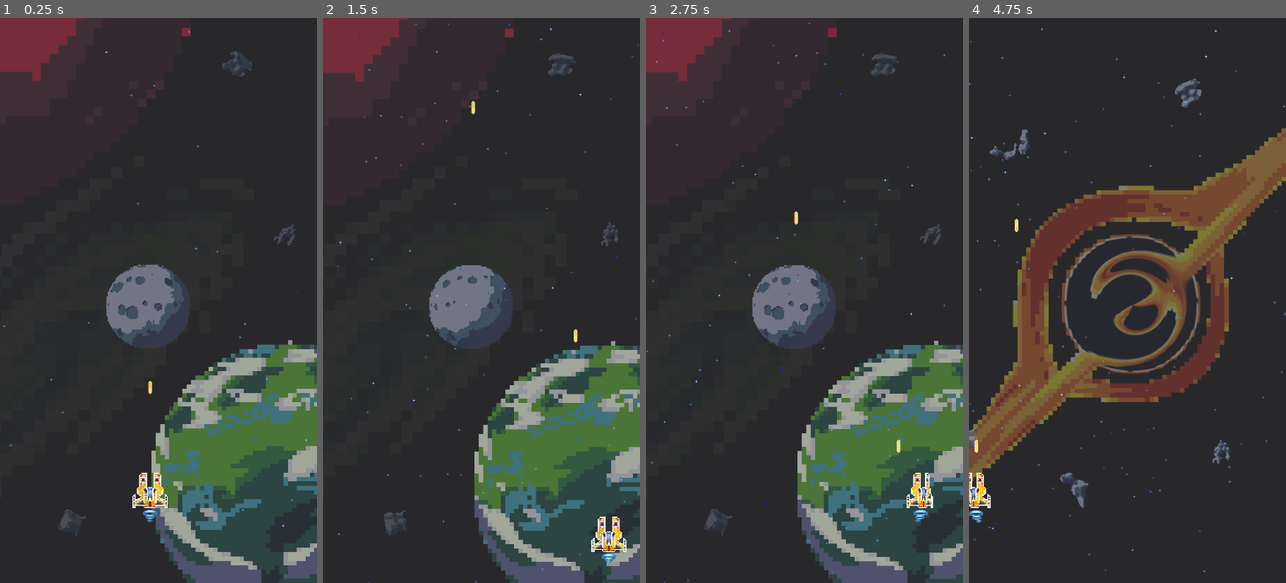
Above: before the commit, frames 1-4 (left to right).
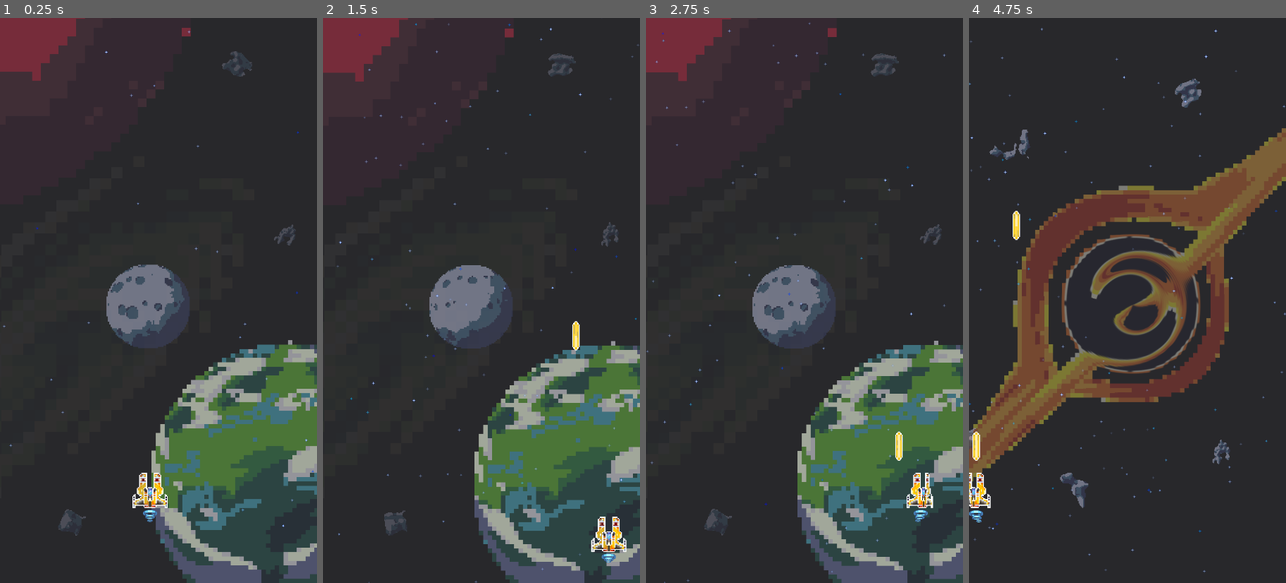
Above: after the commit, the same moments.

Repository: justCallMeJeg/ChaosWingNemesis
Game: Godot game, scene res://src/main.tscn
The game is run twice, just before and just after one commit, with the same random seed, the same clock (stepped at 60 frames per second) and the same inputs. The engine's default icon, where the game draws it, is replaced by a stand-in: a white triangle on a blue panel in a dark square.
Inputs:
- Up to frame 1 (0.25 s): no input
- Up to frame 2 (1.5 s): tap Enter at 0.5, 1.35 s; hold Right (ui_right) 0.53-1.28 s; tap R at 0.6 s; tap Space at 0.77 s; hold Down (ui_down) from 1.28 s (still down)
- Up to frame 3 (2.75 s): tap Space at 1.52 s; release Down (ui_down) at 2.03 s; hold Right (ui_right) from 2.03 s (still down); tap R at 2.1 s
- Up to frame 4 (4.75 s): release Right (ui_right) at 2.78 s; hold Up (ui_up) 2.78-3.53 s; tap Enter at 2.85, 4.35 s; tap Space at 3.02, 3.77, 4.52 s; hold Left (ui_left) from 3.53 s (still down); tap R at 3.6 s

The runs differ from the first frame. In frame 1, less than 0.1% of the frame differs, in the area x 46-48%, y 64-67%; in frame 2, 0.1%; in frame 3, 0.1%; in frame 4, 0.2%, in the area x 1-17%, y 34-79%.

Commit message:
GIGGA augment
Drag augment as a child of augment slot to get the buff

Diff:
--- /dev/null
+++ b/src/Scenes/Augments/GIGGA.tscn
@@ -0,0 +1,6 @@
+[gd_scene load_steps=2 format=3 uid="uid://c87ffhq2v4g3g"]
+
+[ext_resource type="Script" path="res://src/Scripts/Augments/GIGGA.gd" id="1_k12ig"]
+
+[node name="Gigga" type="Node"]
+script = ExtResource("1_k12ig")
--- /dev/null
+++ b/src/Scenes/Augments/SMOL.tscn
@@ -0,0 +1,6 @@
+[gd_scene load_steps=2 format=3 uid="uid://dy8d06efpfs7y"]
+
+[ext_resource type="Script" path="res://src/Scripts/Augments/SMOL.gd" id="1_ufiwx"]
+
+[node name="Smol" type="Node"]
+script = ExtResource("1_ufiwx")
--- a/src/Scenes/ShipTypes/BaseShip.tscn
+++ b/src/Scenes/ShipTypes/BaseShip.tscn
@@ -6,6 +6,7 @@
 [ext_resource type="Script" path="res://src/Scripts/Components/InputComponent.gd" id="4_7juyf"]
 [ext_resource type="Script" path="res://src/Scripts/Components/ShootingComponent.gd" id="6_2agsu"]
 [ext_resource type="Script" path="res://src/Scripts/Components/HealthComponent.gd" id="6_xmu10"]
+[ext_resource type="PackedScene" uid="uid://c87ffhq2v4g3g" path="res://src/Scenes/Augments/GIGGA.tscn" id="7_43ccn"]
 
 [sub_resource type="AtlasTexture" id="AtlasTexture_552c3"]
 atlas = ExtResource("2_ys52p")
@@ -377,6 +378,8 @@
 
 [node name="AugmentSlot" type="Node" parent="."]
 
+[node name="Gigga" parent="AugmentSlot" instance=ExtResource("7_43ccn")]
+
 [node name="BulletInterval" type="Timer" parent="."]
 wait_time = 0.05
 autostart = true
--- a/src/Scenes/ShipTypes/Hawkeye.tscn
+++ b/src/Scenes/ShipTypes/Hawkeye.tscn
@@ -42,7 +42,7 @@
 "speed": 5.0
 }]
 
-[node name="BaseShip" instance=ExtResource("1_uj6ic")]
+[node name="BaseShip2" instance=ExtResource("1_uj6ic")]
 collision_layer = 2
 collision_mask = 13
 
@@ -56,7 +56,7 @@
 
 [node name="UniqueComponentTest" type="Node" parent="." index="6"]
 
-[node name="BulletInterval" parent="." index="7"]
+[node name="BulletInterval" parent="." index="8"]
 wait_time = 0.5
 
 [node name="CollisionPolygon2D" parent="HitboxComponent" index="0"]
--- /dev/null
+++ b/src/Scripts/Augments/GIGGA.gd
@@ -0,0 +1,11 @@
+extends Node
+
+@onready var SHOOTINGCOMPONENT:ShootingComponent = $"/root/Main/BaseShip/ShootingComponent"
+# Called when the node enters the scene tree for the first time.
+func _ready():
+	SHOOTINGCOMPONENT.BULLET_SIZE = 0.3
+
+
+# Called every frame. 'delta' is the elapsed time since the previous frame.
+func _process(delta):
+	pass
--- /dev/null
+++ b/src/Scripts/Augments/SMOL.gd
@@ -0,0 +1,11 @@
+extends Node
+
+
+# Called when the node enters the scene tree for the first time.
+func _ready():
+	pass # Replace with function body.
+
+
+# Called every frame. 'delta' is the elapsed time since the previous frame.
+func _process(delta):
+	pass
--- a/src/Scripts/Components/ShootingComponent.gd
+++ b/src/Scripts/Components/ShootingComponent.gd
@@ -10,6 +10,7 @@
 
 # Called when the node enters the scene tree for the first time.
 func _ready():
+	await get_tree().create_timer(3).timeout
 	shoot()
 	#pass
 
@@ -23,6 +24,7 @@
 	instance.instantiatePosition = ACTOR.global_position
 	instance.instantiateRotation = ACTOR.rotation
 	instance.get_node("BulletBody").scale += Vector2(BULLET_SIZE,BULLET_SIZE)#This line changes bullet size
+	instance.get_node("CollisionShape2D").scale += Vector2(BULLET_SIZE,BULLET_SIZE)
 	instance.zIndex = ACTOR.z_index - 1
 	main.add_child.call_deferred(instance)
 
Not shown: 1 places in src/Scenes/ShipTypes/BaseShip.tscn that only renumber resources
